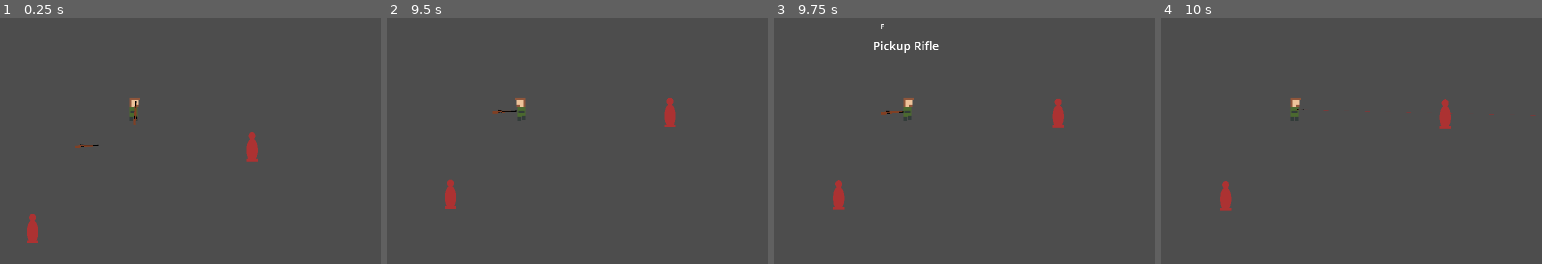
Above: before the commit, frames 1-4 (left to right).
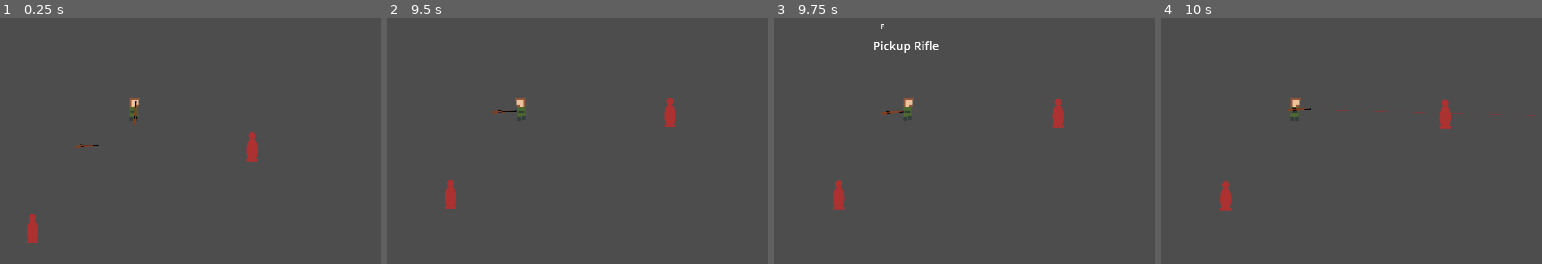
Above: after the commit, the same moments.

Repository: vikkio88/negghia
Game: Godot game, scene res://scenes/levels/test_area.tscn
Same seed, same stepped clock (60 frames per second), same inputs: the game is played once before the commit and once after it.
Inputs (mouse positions are in pixels of both pictures, inside the frame that each line leads up to):
- Up to frame 1 (0.25 s): no input
- Up to frame 2 (9.5 s): tap Enter at 0.5, 3.5, 7.25 s; move the mouse to (695, 25) at 0.52 s; hold Right (right) 0.53-1.28 s; hold Right mouse button (aim) 0.53-1.28 s; tap F (f) at 0.8, 1.35, 5.3, 5.85 s; tap Space at 1.25, 5.75 s; move the mouse to (outside the picture) at 1.27 s; hold Down (down) 1.28-2.03 s; tap G (g) at 1.55, 2.1, 6.05, 6.6 s; move the mouse to (outside the picture) at 2.02 s; hold Right (right) 2.03-2.78 s; tap Q (q) at 2.3, 2.85, 6.8, 7.35 s; move the mouse to (482, 138) at 2.77 s; hold Up (up) 2.78-3.53 s; click (482, 138) at 3.05 s; move the mouse to (760, 116) at 3.52 s; hold Shift (sprint) 3.53-4.28 s; hold Left (left) 3.53-5.03 s; click (760, 116) at 3.6 s; tap R (reload) at 4.15 s; move the mouse to (outside the picture) at 4.27 s; tap Shift (sprint) at 4.35, 8.85 s; right-click (outside the picture) at 4.55 s; move the mouse to (562, 47) at 5.02 s; hold Down (down) 5.03-5.78 s; hold Right mouse button (aim) 5.03-5.78 s; move the mouse to (outside the picture) at 5.77 s; hold Right (right) 5.78-6.53 s; move the mouse to (695, 25) at 6.52 s; hold Up (up) 6.53-7.28 s; move the mouse to (outside the picture) at 7.27 s; hold Right (right) 7.28-8.03 s; click (outside the picture) at 7.55 s; move the mouse to (outside the picture) at 8.02 s; hold Down (down) 8.03-8.78 s; hold Shift (sprint) 8.03-8.78 s; click (outside the picture) at 8.1 s; move the mouse to (482, 138) at 8.77 s; hold Left (left) from 8.78 s (still down); right-click (482, 138) at 9.05 s
- Up to frame 3 (9.75 s): move the mouse to (1147, 116) at 9.52 s; release Left (left) at 9.53 s; hold Up (up) from 9.53 s (still down); hold Right mouse button (aim) from 9.53 s (still down)
- Up to frame 4 (10 s): keep holding Up (up); keep holding Right mouse button (aim); tap F (f) at 9.8 s

Frames 1-3 are identical in both runs. In frame 4, 0.1% of the frame differs, in the area x 33-97%, y 36-40%.

Commit message:
gdformat fixed scale on rifle

Diff:
--- a/scenes/actors/dummy.gd
+++ b/scenes/actors/dummy.gd
@@ -2,7 +2,7 @@
 
 @onready var ftext = preload("res://scenes/hud/floating_text.tscn")
 
-@onready var body : CollisionShape2D = $body
+@onready var body: CollisionShape2D = $body
 @onready var head: CollisionShape2D = $head
 @onready var dmg_placeholder: Node2D = $placeholder
 
--- a/scenes/actors/hand.gd
+++ b/scenes/actors/hand.gd
@@ -4,12 +4,14 @@
 @onready var rifle_scene = preload("res://scenes/items/weapons/rifle.tscn")
 
 var ads_lerp = 10
-var aim_default = Vector2(10,44)
-var aim_iron_sight = Vector2(50,-30)
+var aim_default = Vector2(10, 44)
+var aim_iron_sight = Vector2(50, -30)
+
 
 func _ready() -> void:
 	gun = $rifle
 	EventsBus.connect("gun_pickup", self.pickup_gun)
+
 
 func _process(delta: float) -> void:
 	if Input.is_action_pressed("aim") and has_gun() and is_within_ads_range():
@@ -20,46 +22,57 @@
 	if Input.is_action_just_released("g"):
 		release_gun()
 
+
 func get_ads_position():
 	var multiplier = -1 if get_aimed_point().x < global_position.x else 1
 	return Vector2(aim_iron_sight.x * multiplier, aim_iron_sight.y)
 
+
 func is_within_ads_range() -> bool:
 	return get_aimed_point().distance_to(global_position) > 150
+
 
 func set_aim(aim: bool) -> void:
 	if has_gun():
 		gun.set_aim(aim)
+
 
 func shoot() -> void:
 	if has_gun():
 		var recoil = gun.shoot()
 		get_viewport().warp_mouse(get_viewport().get_mouse_position() + recoil)
 
+
 func reload() -> void:
 	if has_gun():
 		gun.reload_start()
+
 
 func check_ammo() -> int:
 	if gun == null:
 		return 0
 	return gun._ammo
 
+
 func max_ammo() -> int:
 	if gun == null:
 		return 0
 	return gun.MAX_AMMO
 
+
 func has_gun() -> bool:
 	return gun != null
+
 
 func release_gun() -> void:
 	if has_gun():
 		remove_child(gun)
 		gun = null
 
-func get_aimed_point()-> Vector2:
+
+func get_aimed_point() -> Vector2:
 	return get_global_mouse_position()
+
 
 func pickup_gun(type: String) -> void:
 	if type == "rifle":
--- a/scenes/actors/player.gd
+++ b/scenes/actors/player.gd
@@ -9,22 +9,23 @@
 @onready var Anims: AnimationPlayer = $animations
 @onready var floatph: Node2D = $floatph
 
-
-@export var _speed:float = 100.0
+@export var _speed: float = 100.0
 
 var _speed_malus: float = 1.0
 
 var _is_sprinting = false
 var _is_aiming = false
 
+
 func _ready() -> void:
 	Anims.play("idle_right")
 	velocity = Vector2.ZERO
 
+
 func _physics_process(delta: float) -> void:
 	reset_conditions()
 	var direction_x := Input.get_axis("left", "right")
-	var direction_y = Input.get_axis("up", "down");
+	var direction_y = Input.get_axis("up", "down")
 
 	if Input.is_action_pressed("aim") and can_aim():
 		aim()
@@ -54,9 +55,9 @@
 		floatph.add_child(t)
 		t.trigger("%d / %d" % [Hand.check_ammo(), Hand.max_ammo()])
 
-
 	move_and_slide()
 	adjust_orientation()
+
 
 func adjust_orientation() -> void:
 	if get_aimed_point().x < global_position.x:
@@ -64,27 +65,32 @@
 	else:
 		Body.set_flip_h(false)
 
-func get_aimed_point()-> Vector2:
+
+func get_aimed_point() -> Vector2:
 	return get_global_mouse_position()
 
-func reset_conditions()->void:
+
+func reset_conditions() -> void:
 	velocity = Vector2.ZERO
 	_is_sprinting = false
 	_is_aiming = false
 	Hand.set_aim(false)
 	_speed_malus = 1.0
 
+
 func can_aim() -> bool:
 	return global_position.distance_to(get_aimed_point()) > MIN_AIM_DISTANCE
 
-func aim()->void:
+
+func aim() -> void:
 	_speed_malus = .15
 	_is_aiming = true
 	Hand.set_aim(true)
 
 
-func get_speed()-> float:
-	return (_speed * (1 if not _is_sprinting else 2.8)) *  _speed_malus
+func get_speed() -> float:
+	return (_speed * (1 if not _is_sprinting else 2.8)) * _speed_malus
+
 
 func get_walking_speed() -> float:
 	if _is_sprinting:
--- a/scenes/actors/player.tscn
+++ b/scenes/actors/player.tscn
@@ -117,7 +117,6 @@
 script = ExtResource("3_hthc7")
 
 [node name="rifle" parent="hand" instance=ExtResource("3_7f27a")]
-scale = Vector2(3, 3)
 
 [node name="animations" type="AnimationPlayer" parent="."]
 reset_on_save = false
--- a/scenes/hud/Hud.gd
+++ b/scenes/hud/Hud.gd
@@ -3,30 +3,32 @@
 @onready var interaction: Label = $interaction
 @onready var interaction_key: Label = $interaction/action_key
 var can_interact = false
-var intereactable_callback: Callable = func (): pass
-
-
+var intereactable_callback: Callable = func(): pass
 
 
 func _ready() -> void:
 	EventsBus.connect("interactable_on", self._on_interactable)
 	EventsBus.connect("interactable_off", self._off_interactable)
 
+
 func _process(delta: float) -> void:
 	if Input.is_action_just_released("f") and can_interact:
 		interact()
 
-func _on_interactable(item:String, action: String, callback : Callable):
+
+func _on_interactable(item: String, action: String, callback: Callable):
 	can_interact = true
 	interaction.text = "%s %s" % [action, item]
 	interaction_key.visible = true
 	intereactable_callback = callback
 
+
 func _off_interactable():
 	interaction.text = ""
 	interaction_key.visible = false
 	can_interact = false
-	intereactable_callback = func (): pass
+	intereactable_callback = func(): pass
+
 
 func interact():
 	if can_interact:
--- a/scenes/hud/floating_text.gd
+++ b/scenes/hud/floating_text.gd
@@ -1,6 +1,7 @@
 extends Node2D
 
 @onready var label: Label = $label
+
 
 func trigger(text: String, duration: float = .7, destroy: bool = true):
 	label.text = text
@@ -8,4 +9,4 @@
 	tween.tween_property(self, "position:y", position.y - 40, duration)
 	tween.tween_property(self, "text", "", 0.1)
 	if destroy:
-		tween.tween_callback(func (): queue_free())
+		tween.tween_callback(func(): queue_free())
--- a/scenes/items/bullet.gd
+++ b/scenes/items/bullet.gd
@@ -2,7 +2,7 @@
 
 var _starting_point: Vector2
 
-const MAX_DISTANCE:float = 2000
+const MAX_DISTANCE: float = 2000
 const DEVIATION_MULTIPLIER = 0.05
 @onready var hole_scene = preload("res://scenes/items/bullethole.tscn")
 
@@ -10,6 +10,7 @@
 # Called when the node enters the scene tree for the first time.
 func _ready() -> void:
 	_starting_point = transform.origin
+
 
 func shoot(speed: float, precision: bool) -> void:
 	look_at(get_global_mouse_position())
@@ -20,11 +21,11 @@
 	apply_impulse(Vector2(speed, 0).rotated(rotation + deviation))
 
 
-
 func _physics_process(delta: float) -> void:
 	if transform.origin.distance_to(_starting_point) > MAX_DISTANCE:
 		print("BULLET OUT OF BOUNDS")
 		queue_free()
+
 
 func _on_area_body_entered(body: Node2D) -> void:
 	set_freeze_enabled(true)
--- a/scenes/items/bullethole.gd
+++ b/scenes/items/bullethole.gd
@@ -1,4 +1,5 @@
 extends Node2D
+
 
 func _ready() -> void:
 	$anims.play("spawn", -1, 4)
--- a/scenes/items/pickable.gd
+++ b/scenes/items/pickable.gd
@@ -11,6 +11,7 @@
 func _on_playerdetector_body_exited(body: Node2D) -> void:
 	EventsBus.emit_signal("interactable_off")
 
+
 func pick_up() -> void:
 	EventsBus.emit_signal("gun_pickup", "rifle")
 	queue_free()
--- a/scenes/items/weapons/rifle.gd
+++ b/scenes/items/weapons/rifle.gd
@@ -22,6 +22,7 @@
 
 var _is_aiming: bool = false
 var _can_fire = true
+
 
 func set_aim(aiming: bool) -> void:
 	_is_aiming = aiming
@@ -48,47 +49,57 @@
 	if _is_aiming:
 		aim()
 
+
 func aim() -> void:
 	Line.add_point(to_local(Muzzle.global_position))
 	Line.add_point(get_local_mouse_position())
 
+
 func shoot() -> Vector2:
-
 	if not _can_fire:
 		return Vector2.ZERO
 
 	if not has_ammo():
-		shoot_sound.set_pitch_scale(randf_range(.8,1.5))
+		shoot_sound.set_pitch_scale(randf_range(.8, 1.5))
 		dry_sound.play()
 		return Vector2.ZERO
 
 	_can_fire = false
-	shoot_sound.set_pitch_scale(randf_range(1.8,2.2))
+	shoot_sound.set_pitch_scale(randf_range(1.8, 2.2))
 	var b: Node2D = bullet.instantiate()
 	b.global_position = Muzzle.global_position
 	get_tree().get_root().add_child(b)
 	b.shoot(RIFLE_BULLET_SPEED, _is_aiming)
 	anim.play("shoot")
-	return Vector2(randi_range(-RECOIL_MULTIPLIER,RECOIL_MULTIPLIER),randi_range(-RECOIL_MULTIPLIER,RECOIL_MULTIPLIER))
+	return Vector2(
+		randi_range(-RECOIL_MULTIPLIER, RECOIL_MULTIPLIER),
+		randi_range(-RECOIL_MULTIPLIER, RECOIL_MULTIPLIER)
+	)
+
 
 func reset_can_shoot() -> void:
 	_can_fire = true
 	use_ammo()
 
-func use_ammo()-> void:
+
+func use_ammo() -> void:
 	_ammo -= 1
 	if _ammo <= 0:
 		_ammo = 0
 		anim.play("clip_eject")
 
+
 func set_ammo(ammo: int) -> void:
 	_ammo = min(MAX_AMMO, ammo)
+
 
 func has_ammo() -> bool:
 	return _ammo > 0
 
-func reload_start() ->void:
+
+func reload_start() -> void:
 	anim.play("reload")
+
 
 func reload() -> void:
 	set_ammo(MAX_AMMO)
--- a/scenes/items/weapons/rifle.tscn
+++ b/scenes/items/weapons/rifle.tscn
@@ -198,6 +198,7 @@
 
 [node name="rifle" type="Node2D"]
 position = Vector2(-5, 0)
+scale = Vector2(3, 3)
 script = ExtResource("1_44ssp")
 
 [node name="sprite" type="Sprite2D" parent="."]
--- a/scenes/levels/test_area.gd
+++ b/scenes/levels/test_area.gd
@@ -5,12 +5,13 @@
 
 
 func _ready() -> void:
-	Input.set_custom_mouse_cursor(arrow,Input.CURSOR_ARROW,Vector2(15,15))
-	EventsBus.connect("interactable_on",
-		func(item:String, action: String, callback : Callable):
-			print("%s, %s" % [item, action])
+	Input.set_custom_mouse_cursor(arrow, Input.CURSOR_ARROW, Vector2(15, 15))
+	(
+		EventsBus
+		. connect(
+			"interactable_on",
+			func(item: String, action: String, callback: Callable): print("%s, %s" % [item, action])
+		)
 	)
 
-	EventsBus.connect("interactable_off",
-		func(): print("NO MORE")
-	)
+	EventsBus.connect("interactable_off", func(): print("NO MORE"))
Not shown, changed: .gitignore
